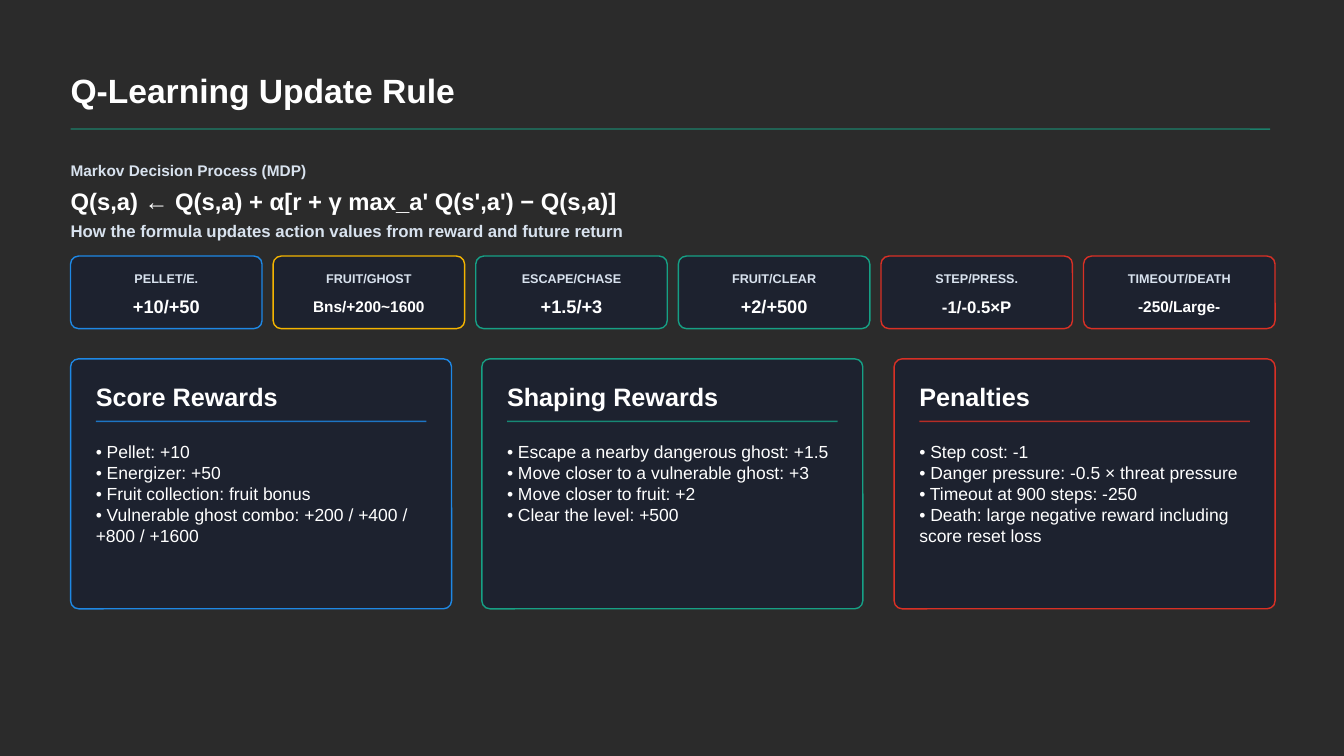
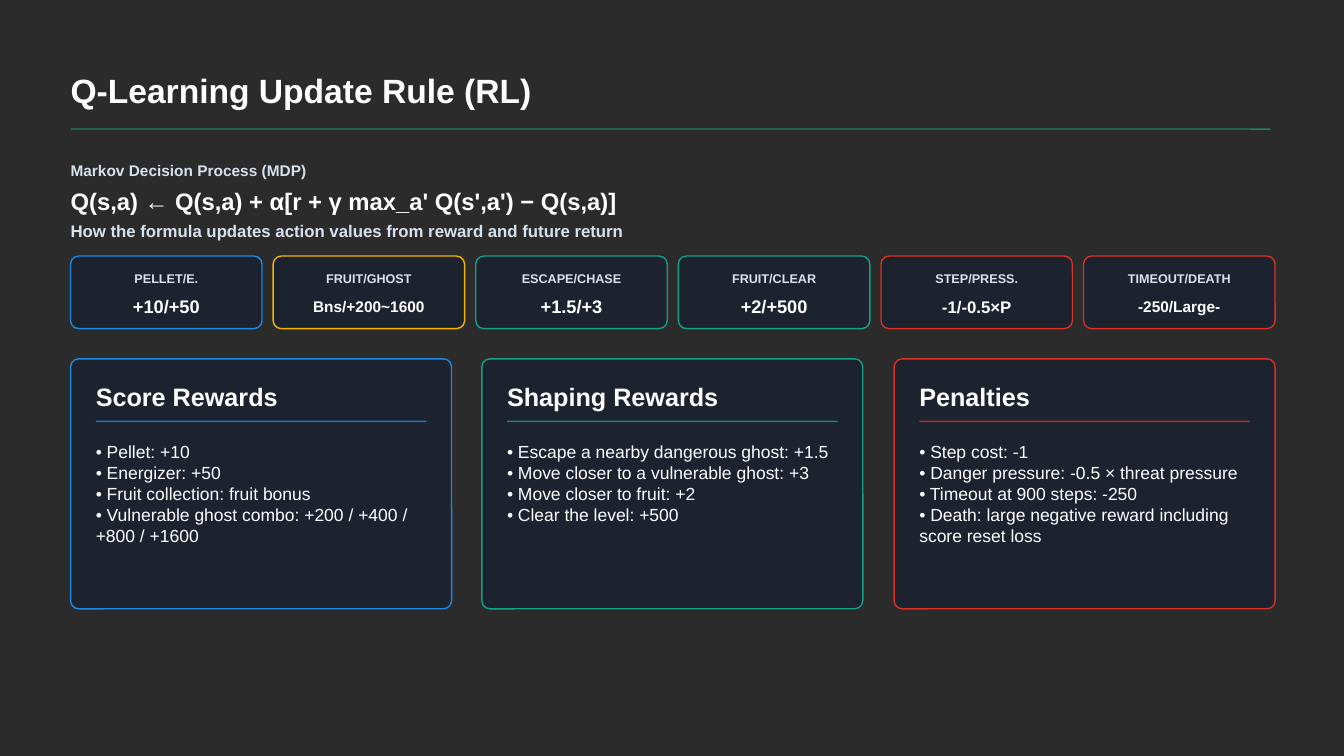
Before and after one commit to RichardFeng000/cs520-project, a slide deck: slide 3 of ppt_3pages/pacman_rl_3slides.pptx (slide 2 before the commit). Drawn at 1344x756 pixels with LibreOffice and Linux fonts; fonts in the diff are those of the drawing; background and template pictures are left out; a plain dark background stands for a picture behind light text. Boxes give left, top, right and bottom in pixels: in the first picture for what was removed or moved away, otherwise in the second. Text is boxed around its words. In the diff, an @@ line names an element or a change of style, - is before the commit and + after.

```diff
--- a/ppt_3pages/pacman_rl_3slides.pptx
+++ b/ppt_3pages/pacman_rl_3slides.pptx
@@ text at [71,78,531,110]: text changed @@
-Q-Learning Update Rule
+Q-Learning Update Rule (RL)
```
Also in this commit, not shown: 1 slide added, 1 other file.
